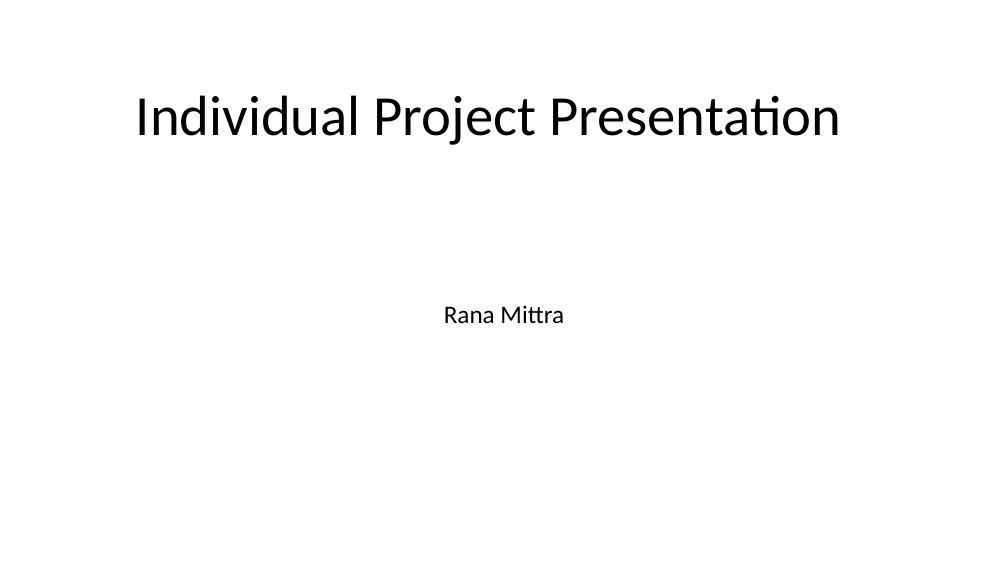
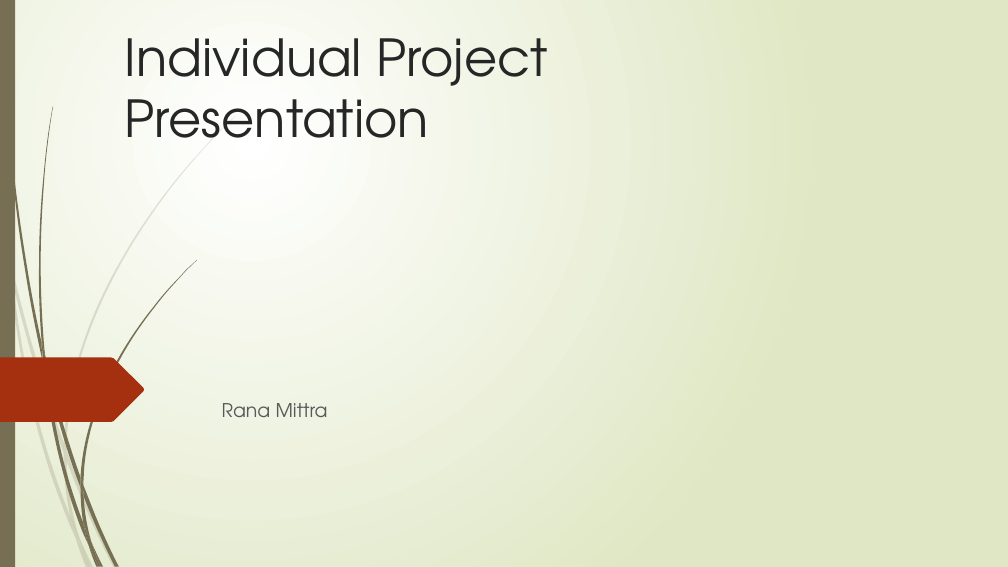
Before and after one commit to RM147/StoryGen, a slide deck: slide 1 of Project Presentation.pptx. Drawn at 1008x567 pixels with LibreOffice and Linux fonts; fonts in the diff are those of the drawing. Boxes give left, top, right and bottom in pixels: in the first picture for what was removed or moved away, otherwise in the second. Text is boxed around its words. In the diff, an @@ line names an element or a change of style, - is before the commit and + after.

```diff
--- a/Project Presentation.pptx
+++ b/Project Presentation.pptx
@@ background #FFFFFF to gradient #FFFFFF to #DFE8C4 @@
@@ rectangle added at [0,0,15,567], fill #766F54 @@
@@ title "Individual Project Presentation" at [125,38,547,138]: size 54 to 48.6 pt, font Calibri to TeX Gyre Adventor, text colour #000000 to #262626; alignment centre to left; line spacing 0.9 to 1 @@
@@ freeform shape added at [0,358,144,422], fill #A53010 @@
@@ subtitle "Rana Mittra": place and size @@
-subtitle "Rana Mittra" at [444,305,564,324]
+subtitle "Rana Mittra" at [222,403,328,417]
@@ subtitle "Rana Mittra" at [222,403,328,417]: size 24 to 18 pt, font Calibri to TeX Gyre Adventor, text colour #000000 to #595959; alignment centre to left; line spacing 0.9 to 1 @@
@@ group added at [0,116,236,567]: 10 freeform shapes @@
@@ group added at [2,0,197,567]: 12 freeform shapes @@
```
Also in this commit, not shown: 1 other slide changed, 11 slides added, 1 slide removed, 2 other files.
